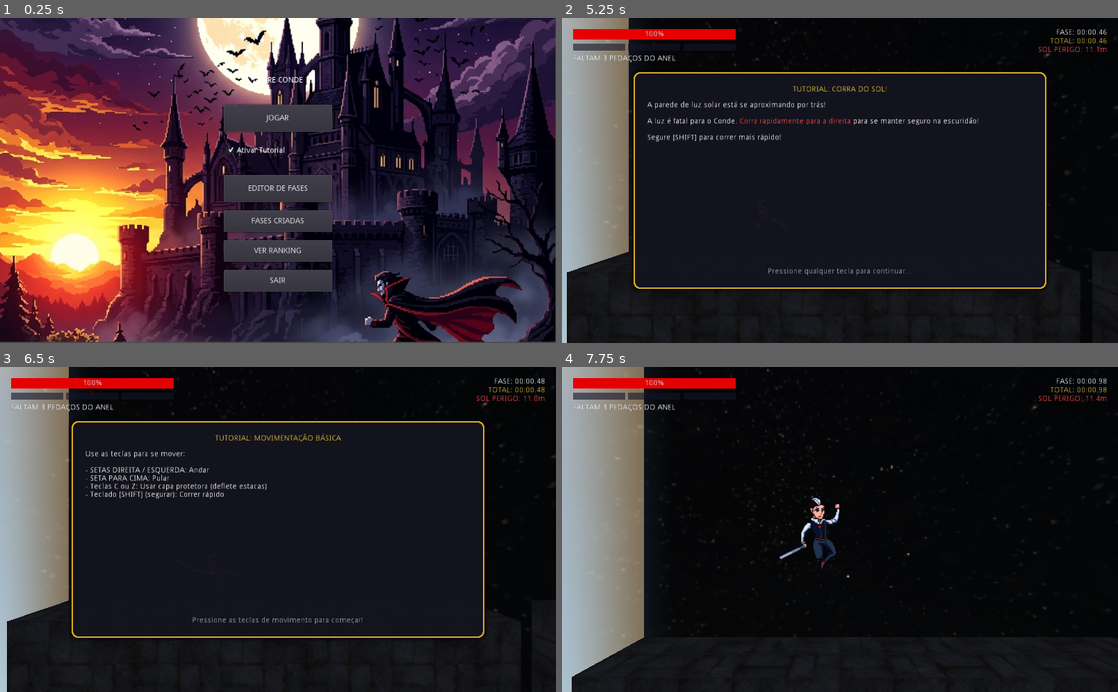
Above: before the commit, frames 1-4 (two rows, left to right).
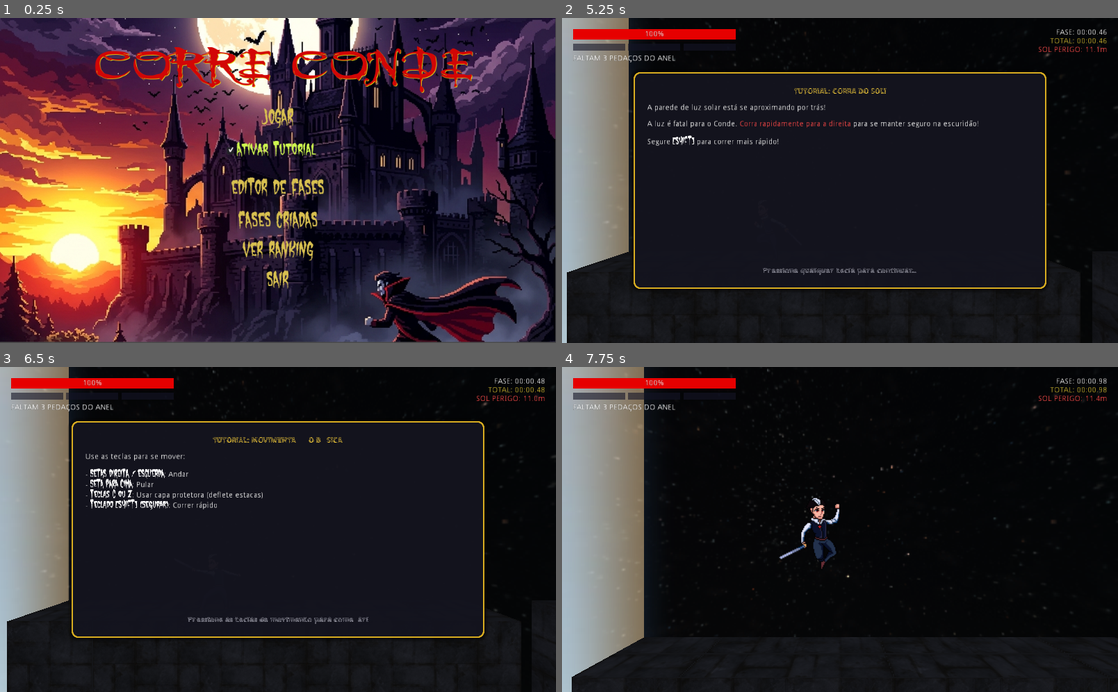
Above: after the commit, the same moments.

Repository: MayaraSSO/corre-conde
Game: Godot game, scene res://MenuPrincipal.tscn
The game is run twice, just before and just after one commit, with the same random seed, the same clock (stepped at 60 frames per second) and the same inputs. Sound files missing from this copy of the repository are replaced by a short silence.
Inputs (mouse positions are in pixels of both pictures, inside the frame that each line leads up to):
- Up to frame 1 (0.25 s): no input
- Up to frame 2 (5.25 s): click "JOGAR" at 0.5 s; tap Enter at 1.25 s; move the mouse to (962, 164) at 1.27 s; hold Right (ui_right) 1.28-2.03 s; tap Space (combate_espada) at 1.35 s; click (962, 164) at 1.42 s; move the mouse to (728, 196) at 2.02 s; hold S 2.03-2.78 s; tap Z (combate_parry) at 2.1 s; move the mouse to (895, 109) at 2.77 s; hold Right (ui_right) 2.78-3.53 s; hold Shift (correr) 2.78-3.53 s; move the mouse to (812, 245) at 3.52 s; hold Up (ui_up) 3.53-4.28 s; tap C at 3.6 s; click (812, 245) at 3.67 s; move the mouse to (1006, 229) at 4.27 s; hold Left (ui_left) from 4.28 s (still down); tap L at 4.35 s; move the mouse to (673, 131) at 5.02 s; tap T at 5.1 s
- Up to frame 3 (6.5 s): tap Space (combate_espada) at 5.75 s; move the mouse to (305, 529) at 5.77 s; release Left (ui_left) at 5.78 s; hold S from 5.78 s (still down); tap Y at 5.85 s; click (305, 529) at 5.92 s
- Up to frame 4 (7.75 s): tap Enter at 6.5 s; move the mouse to (756, 448) at 6.52 s; release S at 6.53 s; hold Right (ui_right) 6.53-7.28 s; tap P at 6.6 s; tap Space (combate_espada) at 7.25 s; move the mouse to (962, 513) at 7.27 s; hold Up (ui_up) from 7.28 s (still down); tap O at 7.35 s

The runs differ from the first frame. In frame 1, 9.9% of the frame differs, in the area x 17-86%, y 8-85%; in frame 2, 1.8%; in frame 3, 2.3%; in frame 4, nothing differs.

Commit message:
Ajusta fontes e cores dos textos/botões da UI

Diff:
--- a/MenuPrincipal.tscn
+++ b/MenuPrincipal.tscn
@@ -1,7 +1,91 @@
-[gd_scene load_steps=3 format=2]
+[gd_scene load_steps=37 format=2]
 
 [ext_resource path="res://MenuPrincipal.gd" type="Script" id=1]
 [ext_resource path="res://Imagens/capa_menu_principal.png" type="Texture" id=2]
+[ext_resource path="res://Fontes/buffied/BUFFIED_.TTF" type="DynamicFontData" id=3]
+[ext_resource path="res://Fontes/castle-dracustein/Castle_Dracustein.ttf" type="DynamicFontData" id=4]
+
+[sub_resource type="DynamicFont" id=1]
+size = 100
+outline_color = Color( 0.745098, 0.0156863, 0.0509804, 1 )
+font_data = ExtResource( 3 )
+
+[sub_resource type="DynamicFont" id=2]
+size = 35
+outline_color = Color( 0.972549, 0.972549, 0.972549, 1 )
+font_data = ExtResource( 4 )
+
+[sub_resource type="StyleBoxEmpty" id=3]
+
+[sub_resource type="StyleBoxEmpty" id=4]
+
+[sub_resource type="StyleBoxEmpty" id=5]
+
+[sub_resource type="StyleBoxEmpty" id=6]
+
+[sub_resource type="DynamicFont" id=7]
+size = 35
+font_data = ExtResource( 4 )
+
+[sub_resource type="StyleBoxEmpty" id=8]
+
+[sub_resource type="StyleBoxEmpty" id=9]
+
+[sub_resource type="StyleBoxEmpty" id=10]
+
+[sub_resource type="StyleBoxEmpty" id=11]
+
+[sub_resource type="DynamicFont" id=12]
+size = 30
+font_data = ExtResource( 4 )
+
+[sub_resource type="DynamicFont" id=13]
+size = 35
+font_data = ExtResource( 4 )
+
+[sub_resource type="StyleBoxEmpty" id=14]
+
+[sub_resource type="StyleBoxEmpty" id=15]
+
+[sub_resource type="StyleBoxEmpty" id=16]
+
+[sub_resource type="StyleBoxEmpty" id=17]
+
+[sub_resource type="DynamicFont" id=18]
+size = 35
+font_data = ExtResource( 4 )
+
+[sub_resource type="StyleBoxEmpty" id=19]
+
+[sub_resource type="StyleBoxEmpty" id=20]
+
+[sub_resource type="StyleBoxEmpty" id=21]
+
+[sub_resource type="StyleBoxEmpty" id=22]
+
+[sub_resource type="DynamicFont" id=23]
+size = 35
+font_data = ExtResource( 4 )
+
+[sub_resource type="StyleBoxEmpty" id=24]
+
+[sub_resource type="StyleBoxEmpty" id=25]
+
+[sub_resource type="StyleBoxEmpty" id=26]
+
+[sub_resource type="StyleBoxEmpty" id=27]
+
+[sub_resource type="DynamicFont" id=28]
+size = 35
+font_data = ExtResource( 4 )
+
+[sub_resource type="StyleBoxEmpty" id=29]
+
+[sub_resource type="StyleBoxEmpty" id=30]
+
+[sub_resource type="StyleBoxEmpty" id=31]
+
+[sub_resource type="StyleBoxEmpty" id=32]
 
 [node name="MenuPrincipal" type="Control"]
 anchor_right = 1.0
@@ -25,10 +109,14 @@
 [node name="Titulo" type="Label" parent="."]
 anchor_left = 0.5
 anchor_right = 0.5
-margin_left = -200.0
-margin_top = 80.0
-margin_right = 200.0
-margin_bottom = 150.0
+margin_left = -340.0
+margin_top = 33.0
+margin_right = 358.0
+margin_bottom = 167.0
+custom_colors/font_color = Color( 0.823529, 0.0235294, 0.0235294, 1 )
+custom_colors/font_outline_modulate = Color( 0.643137, 0.94902, 0.0313726, 1 )
+custom_colors/font_color_shadow = Color( 0.898039, 0.866667, 0.0745098, 1 )
+custom_fonts/font = SubResource( 1 )
 text = "CORRE CONDE"
 align = 1
 valign = 1
@@ -38,6 +126,16 @@
 margin_top = 160.0
 margin_right = 612.0
 margin_bottom = 210.0
+custom_colors/font_color_disabled = Color( 0.968627, 0.964706, 0.956863, 1 )
+custom_colors/font_color_focus = Color( 0.972549, 0.968627, 0.94902, 1 )
+custom_colors/font_color = Color( 0.847059, 0.752941, 0.313726, 1 )
+custom_colors/font_color_hover = Color( 1, 0.996078, 0.980392, 1 )
+custom_colors/font_color_pressed = Color( 0.996078, 0.992157, 0.972549, 1 )
+custom_fonts/font = SubResource( 2 )
+custom_styles/hover = SubResource( 3 )
+custom_styles/pressed = SubResource( 4 )
+custom_styles/focus = SubResource( 5 )
+custom_styles/normal = SubResource( 6 )
 text = "JOGAR"
 
 [node name="BotaoFaseOriginal" type="Button" parent="."]
@@ -45,6 +143,16 @@
 margin_top = 225.0
 margin_right = 612.0
 margin_bottom = 275.0
+custom_colors/font_color_disabled = Color( 0.847059, 0.752941, 0.313726, 1 )
+custom_colors/font_color_focus = Color( 0.847059, 0.752941, 0.313726, 1 )
+custom_colors/font_color = Color( 0.847059, 0.752941, 0.313726, 1 )
+custom_colors/font_color_hover = Color( 0.847059, 0.752941, 0.313726, 1 )
+custom_colors/font_color_pressed = Color( 0.847059, 0.752941, 0.313726, 1 )
+custom_fonts/font = SubResource( 7 )
+custom_styles/hover = SubResource( 8 )
+custom_styles/pressed = SubResource( 9 )
+custom_styles/focus = SubResource( 10 )
+custom_styles/normal = SubResource( 11 )
 text = "FASE ORIGINAL"
 
 [node name="CheckTutorial" type="CheckBox" parent="."]
@@ -52,6 +160,13 @@
 margin_top = 225.0
 margin_right = 612.0
 margin_bottom = 265.0
+custom_colors/font_color_disabled = Color( 0.976471, 0.239216, 0.0156863, 1 )
+custom_colors/font_color_focus = Color( 1, 0, 0, 1 )
+custom_colors/font_color_hover_pressed = Color( 0.917647, 0.960784, 0.898039, 1 )
+custom_colors/font_color = Color( 0.976471, 0.976471, 0.988235, 1 )
+custom_colors/font_color_hover = Color( 0.941176, 0.905882, 0.901961, 1 )
+custom_colors/font_color_pressed = Color( 0.803922, 0.960784, 0.305882, 1 )
+custom_fonts/font = SubResource( 12 )
 pressed = true
 text = "Ativar Tutorial"
 
@@ -60,6 +175,16 @@
 margin_top = 290.0
 margin_right = 612.0
 margin_bottom = 340.0
+custom_colors/font_color_disabled = Color( 0.984314, 0.968627, 0.968627, 1 )
+custom_colors/font_color_focus = Color( 0.984314, 0.968627, 0.968627, 1 )
+custom_colors/font_color = Color( 0.847059, 0.752941, 0.313726, 1 )
+custom_colors/font_color_hover = Color( 0.984314, 0.968627, 0.968627, 1 )
+custom_colors/font_color_pressed = Color( 0.984314, 0.968627, 0.968627, 1 )
+custom_fonts/font = SubResource( 13 )
+custom_styles/hover = SubResource( 14 )
+custom_styles/pressed = SubResource( 15 )
+custom_styles/focus = SubResource( 16 )
+custom_styles/normal = SubResource( 17 )
 text = "EDITOR DE FASES"
 
 [node name="BotaoFasesCustom" type="Button" parent="."]
@@ -67,6 +192,16 @@
 margin_top = 355.0
 margin_right = 612.0
 margin_bottom = 395.0
+custom_colors/font_color_disabled = Color( 0.964706, 0.937255, 0.937255, 1 )
+custom_colors/font_color_focus = Color( 0.964706, 0.937255, 0.937255, 1 )
+custom_colors/font_color = Color( 0.847059, 0.752941, 0.313726, 1 )
+custom_colors/font_color_hover = Color( 0.964706, 0.937255, 0.937255, 1 )
+custom_colors/font_color_pressed = Color( 0.964706, 0.937255, 0.937255, 1 )
+custom_fonts/font = SubResource( 18 )
+custom_styles/hover = SubResource( 19 )
+custom_styles/pressed = SubResource( 20 )
+custom_styles/focus = SubResource( 21 )
+custom_styles/normal = SubResource( 22 )
 text = "FASES CRIADAS"
 
 [node name="BotaoRanking" type="Button" parent="."]
@@ -74,6 +209,16 @@
 margin_top = 410.0
 margin_right = 612.0
 margin_bottom = 450.0
+custom_colors/font_color_disabled = Color( 0.984314, 0.968627, 0.968627, 1 )
+custom_colors/font_color_focus = Color( 0.984314, 0.968627, 0.968627, 1 )
+custom_colors/font_color = Color( 0.847059, 0.752941, 0.313726, 1 )
+custom_colors/font_color_hover = Color( 0.984314, 0.968627, 0.968627, 1 )
+custom_colors/font_color_pressed = Color( 0.984314, 0.968627, 0.968627, 1 )
+custom_fonts/font = SubResource( 23 )
+custom_styles/hover = SubResource( 24 )
+custom_styles/pressed = SubResource( 25 )
+custom_styles/focus = SubResource( 26 )
+custom_styles/normal = SubResource( 27 )
 text = "VER RANKING"
 
 [node name="BotaoSair" type="Button" parent="."]
@@ -81,6 +226,16 @@
 margin_top = 465.0
 margin_right = 612.0
 margin_bottom = 505.0
+custom_colors/font_color_disabled = Color( 0.984314, 0.968627, 0.968627, 1 )
+custom_colors/font_color_focus = Color( 0.984314, 0.968627, 0.968627, 1 )
+custom_colors/font_color = Color( 0.847059, 0.752941, 0.313726, 1 )
+custom_colors/font_color_hover = Color( 0.984314, 0.968627, 0.968627, 1 )
+custom_colors/font_color_pressed = Color( 0.984314, 0.968627, 0.968627, 1 )
+custom_fonts/font = SubResource( 28 )
+custom_styles/hover = SubResource( 29 )
+custom_styles/pressed = SubResource( 30 )
+custom_styles/focus = SubResource( 31 )
+custom_styles/normal = SubResource( 32 )
 text = "SAIR"
 
 [connection signal="pressed" from="BotaoIniciar" to="." method="_on_BotaoIniciar_pressed"]
--- a/TelaVitoria.tscn
+++ b/TelaVitoria.tscn
@@ -1,6 +1,33 @@
-[gd_scene load_steps=2 format=2]
+[gd_scene load_steps=13 format=2]
 
 [ext_resource path="res://TelaVitoria.gd" type="Script" id=1]
+[ext_resource path="res://Fontes/buffied/BUFFIED_.TTF" type="DynamicFontData" id=2]
+[ext_resource path="res://Fontes/castle-dracustein/Castle_Dracustein.ttf" type="DynamicFontData" id=3]
+[ext_resource path="res://Fontes/voodoo-vampire/VoodooVampire.ttf" type="DynamicFontData" id=4]
+
+[sub_resource type="DynamicFont" id=1]
+size = 35
+font_data = ExtResource( 2 )
+
+[sub_resource type="DynamicFont" id=2]
+size = 18
+font_data = ExtResource( 4 )
+
+[sub_resource type="DynamicFont" id=3]
+size = 18
+font_data = ExtResource( 4 )
+
+[sub_resource type="DynamicFont" id=4]
+size = 35
+font_data = ExtResource( 3 )
+
+[sub_resource type="StyleBoxEmpty" id=5]
+
+[sub_resource type="StyleBoxEmpty" id=6]
+
+[sub_resource type="StyleBoxEmpty" id=7]
+
+[sub_resource type="StyleBoxEmpty" id=8]
 
 [node name="TelaVitoria" type="Control"]
 anchor_right = 1.0
@@ -10,7 +37,7 @@
 [node name="Fundo" type="ColorRect" parent="."]
 anchor_right = 1.0
 anchor_bottom = 1.0
-color = Color( 0.0, 0.0, 0.15, 1 )
+color = Color( 0, 0, 0.15, 1 )
 
 [node name="TituloVitoria" type="Label" parent="."]
 anchor_left = 0.5
@@ -20,6 +47,7 @@
 margin_left = -250.0
 margin_right = 250.0
 margin_bottom = 60.0
+custom_fonts/font = SubResource( 1 )
 text = "O CONDE TRIUNFOU!"
 align = 1
 valign = 1
@@ -32,6 +60,7 @@
 margin_left = -250.0
 margin_right = 250.0
 margin_bottom = 40.0
+custom_fonts/font = SubResource( 2 )
 text = "O Paladino foi drenado e o fragmento do Anel foi conquistado!"
 align = 1
 valign = 1
@@ -44,6 +73,7 @@
 margin_left = -250.0
 margin_right = 250.0
 margin_bottom = 40.0
+custom_fonts/font = SubResource( 3 )
 text = "A escuridão protege os seus... por enquanto."
 align = 1
 valign = 1
@@ -56,6 +86,16 @@
 margin_left = -100.0
 margin_right = 100.0
 margin_bottom = 50.0
+custom_colors/font_color_disabled = Color( 0.992157, 0.972549, 0.972549, 1 )
+custom_colors/font_color_focus = Color( 0.988235, 0.988235, 0.988235, 1 )
+custom_colors/font_color = Color( 0.803922, 0.580392, 0.141176, 1 )
+custom_colors/font_color_hover = Color( 0.992157, 0.984314, 0.984314, 1 )
+custom_colors/font_color_pressed = Color( 0.976471, 0.968627, 0.968627, 1 )
+custom_fonts/font = SubResource( 4 )
+custom_styles/hover = SubResource( 5 )
+custom_styles/pressed = SubResource( 6 )
+custom_styles/focus = SubResource( 7 )
+custom_styles/normal = SubResource( 8 )
 text = "MENU PRINCIPAL"
 
 [connection signal="pressed" from="BotaoMenuPrincipal" to="." method="_on_BotaoMenuPrincipal_pressed"]
--- a/TutorialPanel.tscn
+++ b/TutorialPanel.tscn
@@ -1,6 +1,7 @@
-[gd_scene load_steps=3 format=2]
+[gd_scene load_steps=8 format=2]
 
 [ext_resource path="res://TutorialPanel.gd" type="Script" id=1]
+[ext_resource path="res://Fontes/voodoo-vampire/VoodooVampire.ttf" type="DynamicFontData" id=2]
 
 [sub_resource type="StyleBoxFlat" id=1]
 bg_color = Color( 0.08, 0.08, 0.12, 0.94 )
@@ -15,6 +16,19 @@
 corner_radius_bottom_left = 12
 shadow_color = Color( 0, 0, 0, 0.588235 )
 shadow_size = 8
+
+[sub_resource type="DynamicFont" id=2]
+font_data = ExtResource( 2 )
+
+[sub_resource type="DynamicFontData" id=3]
+font_path = "res://Fontes/castle-dracustein/Castle_Dracustein.ttf"
+
+[sub_resource type="DynamicFont" id=4]
+size = 18
+font_data = SubResource( 3 )
+
+[sub_resource type="DynamicFont" id=5]
+font_data = ExtResource( 2 )
 
 [node name="TutorialPanel" type="CanvasLayer"]
 pause_mode = 2
@@ -42,27 +56,30 @@
 
 [node name="Titulo" type="Label" parent="Panel/VBoxContainer"]
 margin_right = 710.0
-margin_bottom = 14.0
+margin_bottom = 19.0
 custom_colors/font_color = Color( 0.941176, 0.784314, 0.223529, 1 )
+custom_fonts/font = SubResource( 2 )
 text = "TUTORIAL"
 align = 1
 valign = 1
 
 [node name="Mensagem" type="RichTextLabel" parent="Panel/VBoxContainer"]
-margin_top = 29.0
+margin_top = 34.0
 margin_right = 710.0
-margin_bottom = 321.0
+margin_bottom = 316.0
 size_flags_vertical = 3
+custom_fonts/bold_font = SubResource( 4 )
 bbcode_enabled = true
 bbcode_text = "Instruções do tutorial aqui..."
 text = "Instruções do tutorial aqui..."
 scroll_active = false
 
 [node name="Instrucao" type="Label" parent="Panel/VBoxContainer"]
-margin_top = 336.0
+margin_top = 331.0
 margin_right = 710.0
 margin_bottom = 350.0
 custom_colors/font_color = Color( 0.65, 0.65, 0.7, 1 )
+custom_fonts/font = SubResource( 5 )
 text = "Pressione qualquer tecla para continuar..."
 align = 1
 valign = 1
Binary file added: Fontes/buffied/BUFFIED_.TTF
Not shown, added: Fontes/buffied/buffied.txt
Not shown, added: Fontes/buffied/changes to font.txt
Binary file added: Fontes/castle-dracustein/Castle_Dracustein.ttf
Binary file added: Fontes/voodoo-vampire/VoodooVampire.ttf
Not shown, changed: export_presets.cfg
